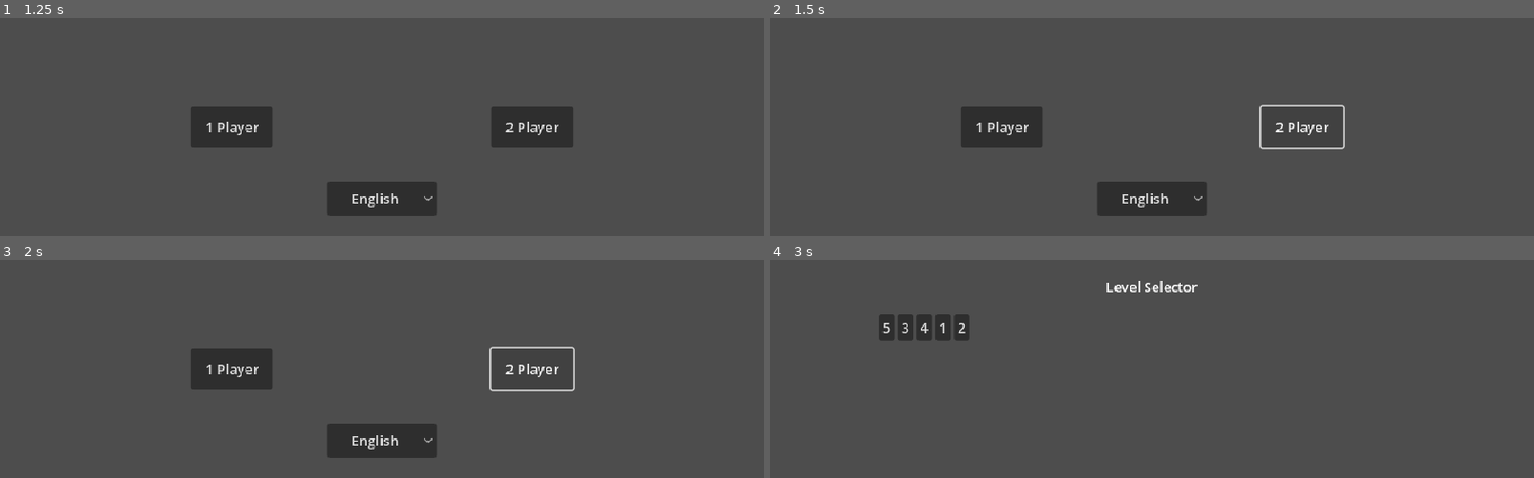
Above: before the commit, frames 1-4 (two rows, left to right).
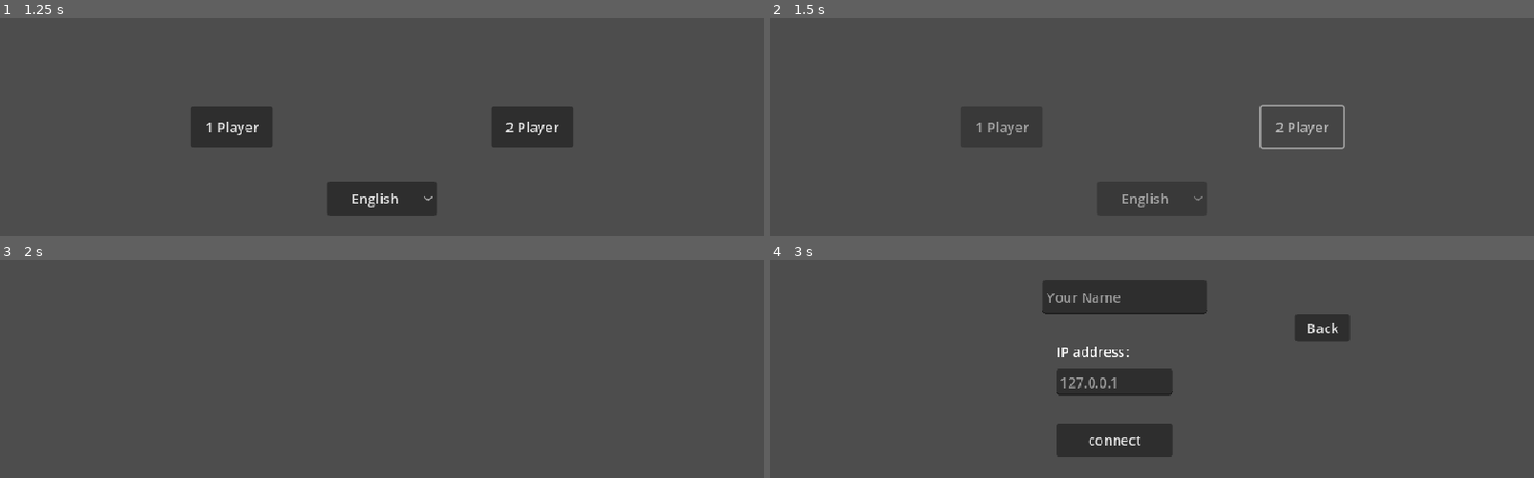
Above: after the commit, the same moments.

Repository: BingloGames/Robot-Bachelor
Game: Godot game, scene res://start_menu.tscn
Same seed, same stepped clock (60 frames per second), same inputs: the game is played once before the commit and once after it.
Inputs (mouse positions are in pixels of both pictures, inside the frame that each line leads up to):
- Up to frame 1 (1.25 s): click "Start" at 0.5 s
- Up to frame 2 (1.5 s): click "2 Player" at 1.25 s
- Up to frame 3 (2 s): no input
- Up to frame 4 (3 s): click (999, 369) at 2 s, where only the run before the commit has a clickable "1 Player"; click (961, 369) at 2.75 s, where only the run after the commit has a clickable "Join"

Frame 1 is identical in both runs. In frame 2, 0.7% of the frame differs, in the area x 27-76%, y 39-87%; in frame 3, 4.6%; in frame 4, 9.5%, in the area x 14-76%, y 9-91%.

Commit message:
2 player menu

Diff:
--- /dev/null
+++ b/robot-project/2_player_menu.gd
@@ -0,0 +1,68 @@
+extends Node2D
+
+
+# Called when the node enters the scene tree for the first time.
+func _ready() -> void:
+	pass # Replace with function body.
+
+
+# Called every frame. 'delta' is the elapsed time since the previous frame.
+func _process(delta: float) -> void:
+	pass
+
+
+func _on_host_pressed() -> void:
+	get_node("host game").show()
+	get_node("layer 1").hide()
+
+	var interfaces = IP.get_local_interfaces()
+
+	for interface in interfaces:
+		if not interface["friendly"] == "Wi-Fi":
+			continue
+
+
+		print("Wi-Fi address: ", interface["addresses"])
+
+
+		var temp_text = "Your IP addresses: \n"
+		for address in interface["addresses"]:
+			temp_text += address + "\n"
+
+
+		#temp_text = temp_text.left(-1)
+		get_node("host game/ip address").text = temp_text
+
+
+func _on_join_pressed() -> void:
+	get_node("layer 1").hide()
+	get_node("join game").show()
+
+
+func _on_connect_pressed() -> void:
+	pass
+	#try connecting using given ip address
+
+
+func _on_start_pressed() -> void:
+	pass
+	# host goes to level selector
+
+
+func _on_cancel_pressed() -> void:
+	pass
+	#cancel connection
+
+
+func _on_join_back_pressed() -> void:
+	get_node("join game").hide()
+	get_node("layer 1").show()
+
+
+func _on_host_back_pressed() -> void:
+	get_node("host game").hide()
+	get_node("layer 1").show()
+
+
+func _on_back_pressed() -> void:
+	get_tree().change_scene_to_file("res://start_menu.tscn")
--- /dev/null
+++ b/robot-project/2_player_menu.tscn
@@ -0,0 +1,155 @@
+[gd_scene load_steps=2 format=3 uid="uid://cnpnybd5aqd05"]
+
+[ext_resource type="Script" uid="uid://dg4n465qf1tw3" path="res://2_player_menu.gd" id="1_eeufj"]
+
+[node name="2 player menu" type="Node2D"]
+script = ExtResource("1_eeufj")
+
+[node name="name selector" type="LineEdit" parent="."]
+offset_left = 320.0
+offset_top = 24.0
+offset_right = 512.0
+offset_bottom = 64.0
+placeholder_text = "Your Name"
+
+[node name="layer 1" type="Control" parent="."]
+layout_mode = 3
+anchors_preset = 0
+offset_right = 40.0
+offset_bottom = 40.0
+
+[node name="join" type="Button" parent="layer 1"]
+layout_mode = 0
+offset_left = 192.0
+offset_top = 104.0
+offset_right = 264.0
+offset_bottom = 152.0
+text = "Join"
+
+[node name="host" type="Button" parent="layer 1"]
+layout_mode = 0
+offset_left = 520.0
+offset_top = 112.0
+offset_right = 608.0
+offset_bottom = 144.0
+text = "Host"
+
+[node name="back" type="Button" parent="layer 1"]
+layout_mode = 0
+offset_left = 592.0
+offset_top = 40.0
+offset_right = 656.0
+offset_bottom = 72.0
+text = "Back"
+
+[node name="host game" type="Control" parent="."]
+visible = false
+layout_mode = 3
+anchors_preset = 0
+offset_left = 368.0
+offset_top = 96.0
+offset_right = 432.0
+offset_bottom = 144.0
+
+[node name="Label" type="Label" parent="host game"]
+layout_mode = 0
+offset_left = -136.0
+offset_right = 145.0
+offset_bottom = 64.0
+text = "Fellow robot:
+(Name of other player)"
+
+[node name="start" type="Button" parent="host game"]
+layout_mode = 0
+offset_top = 80.0
+offset_right = 64.0
+offset_bottom = 112.0
+disabled = true
+text = "Start"
+
+[node name="back" type="Button" parent="host game"]
+layout_mode = 0
+offset_left = 256.0
+offset_top = -24.0
+offset_right = 352.0
+offset_bottom = 16.0
+text = "Back"
+
+[node name="ip address" type="Label" parent="host game"]
+layout_mode = 0
+offset_left = 160.0
+offset_top = 72.0
+offset_right = 320.0
+offset_bottom = 121.0
+text = "No valid IP addresses"
+
+[node name="join game" type="Control" parent="."]
+visible = false
+layout_mode = 3
+anchors_preset = 0
+offset_left = 336.0
+offset_top = 104.0
+offset_right = 496.0
+offset_bottom = 192.0
+
+[node name="ip address" type="LineEdit" parent="join game"]
+layout_mode = 0
+offset_top = 24.0
+offset_right = 136.0
+offset_bottom = 55.0
+placeholder_text = "127.0.0.1"
+
+[node name="Label" type="Label" parent="join game"]
+layout_mode = 0
+offset_top = -8.0
+offset_right = 136.0
+offset_bottom = 15.0
+text = "IP address:"
+
+[node name="connect" type="Button" parent="join game"]
+layout_mode = 0
+offset_top = 88.0
+offset_right = 136.0
+offset_bottom = 127.0
+text = "connect"
+
+[node name="back" type="Button" parent="join game"]
+layout_mode = 0
+offset_left = 280.0
+offset_top = -40.0
+offset_right = 344.0
+offset_bottom = -8.0
+text = "Back"
+
+[node name="joiner connected" type="Control" parent="."]
+visible = false
+layout_mode = 3
+anchors_preset = 0
+offset_right = 40.0
+offset_bottom = 40.0
+
+[node name="Label" type="Label" parent="joiner connected"]
+layout_mode = 0
+offset_left = 320.0
+offset_top = 96.0
+offset_right = 512.0
+offset_bottom = 145.0
+text = "Connected with:
+(host name)"
+
+[node name="cancel" type="Button" parent="joiner connected"]
+layout_mode = 0
+offset_left = 344.0
+offset_top = 192.0
+offset_right = 424.0
+offset_bottom = 232.0
+text = "Cancel"
+
+[connection signal="pressed" from="layer 1/join" to="." method="_on_join_pressed"]
+[connection signal="pressed" from="layer 1/host" to="." method="_on_host_pressed"]
+[connection signal="pressed" from="layer 1/back" to="." method="_on_back_pressed"]
+[connection signal="pressed" from="host game/start" to="." method="_on_start_pressed"]
+[connection signal="pressed" from="host game/back" to="." method="_on_host_back_pressed"]
+[connection signal="pressed" from="join game/connect" to="." method="_on_connect_pressed"]
+[connection signal="pressed" from="join game/back" to="." method="_on_join_back_pressed"]
+[connection signal="pressed" from="joiner connected/cancel" to="." method="_on_cancel_pressed"]
--- a/robot-project/start_menu.tscn
+++ b/robot-project/start_menu.tscn
@@ -117,6 +117,7 @@
 popup/item_2/text = "Norsk"
 popup/item_2/id = 2
 
+[connection signal="pressed" from="players/2" to="." method="_on_players_pressed" binds= ["2"]]
 [connection signal="pressed" from="players/1" to="." method="_on_players_pressed" binds= ["1"]]
 [connection signal="pressed" from="start" to="." method="_on_start_pressed"]
 [connection signal="item_selected" from="language selector" to="." method="_on_language_selector_item_selected"]
Not shown, added: robot-project/2_player_menu.gd.uid
Not shown, added: robot-project/export_presets.cfg
